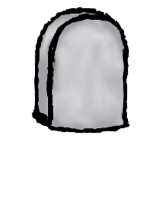
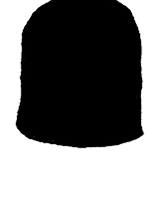
The second 165x214 image is a revision of the first. Changes to its layers:
added layer "Mask" above "Normal_Tomb_Final Size_Pos.png" over [15, 0, 145, 149]
